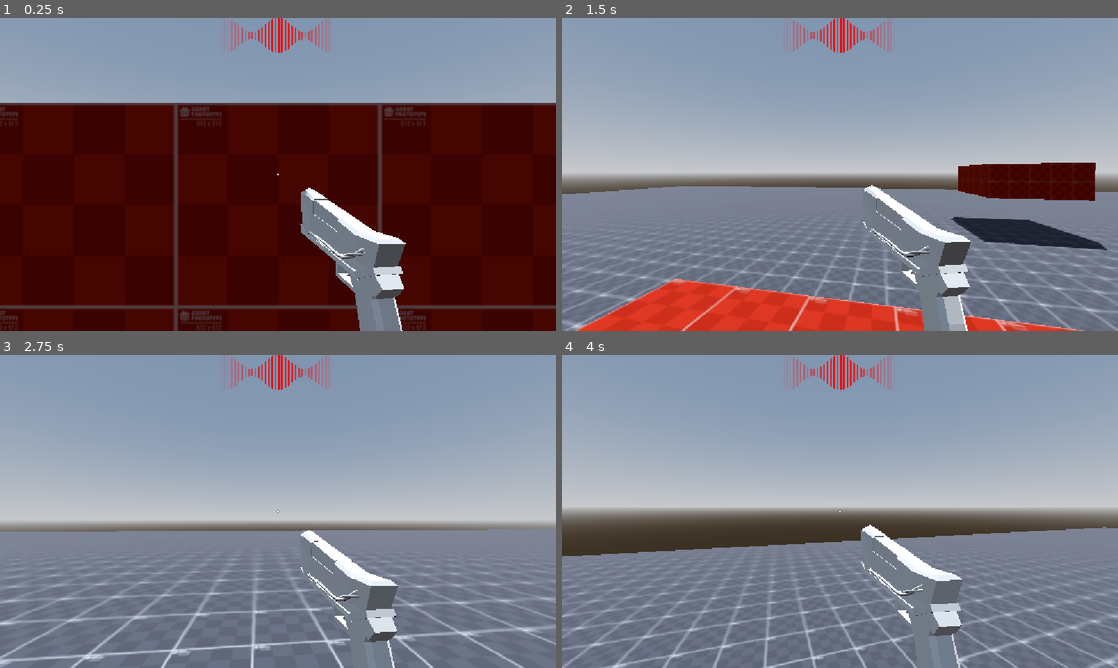
Above: before the commit, frames 1-4 (two rows, left to right).
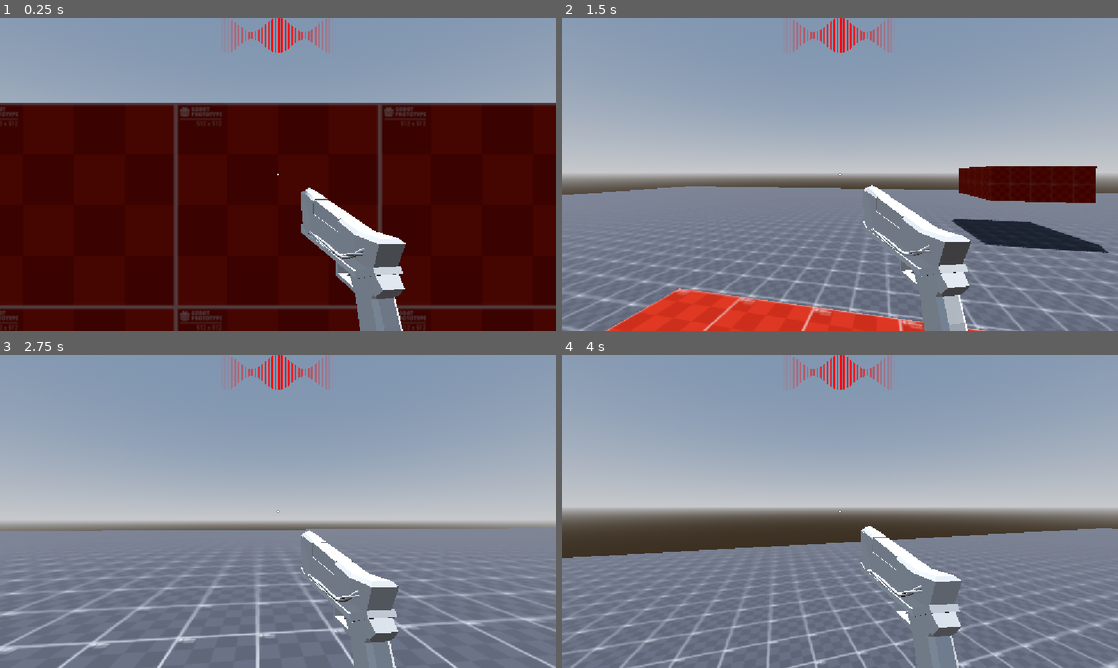
Above: after the commit, the same moments.

Repository: WasteIy/GameOff2025
Game: Godot game, scene res://Scenes/Levels/debug_level.tscn
Same seed, same stepped clock (60 frames per second), same inputs: the game is played once before the commit and once after it.
Inputs (mouse positions are in pixels of both pictures, inside the frame that each line leads up to):
- Up to frame 1 (0.25 s): no input
- Up to frame 2 (1.5 s): move the mouse to (867, 174) at 0.52 s; hold Ctrl (crouch) 0.53-1.28 s; hold W (move_forward) from 0.53 s (still down); click (867, 174) at 0.67 s; tap Space (jump) at 0.77 s; move the mouse to (812, 174) at 1.27 s; tap Shift (run) at 1.35 s
- Up to frame 3 (2.75 s): keep holding W (move_forward); tap Space (jump) at 1.52 s; move the mouse to (289, 505) at 2.02 s; click (289, 505) at 2.1 s
- Up to frame 4 (4 s): keep holding W (move_forward); move the mouse to (834, 517) at 2.77 s; tap Ctrl (crouch) at 2.85 s; click (834, 517) at 2.92 s; tap Space (jump) at 3.02, 3.77 s; move the mouse to (878, 514) at 3.52 s; hold Shift (run) from 3.53 s (still down)

The runs differ from the first frame. In frame 1, less than 0.1% of the frame differs, in the area x 54-73%, y 56-100%; in frame 2, 8.5%, in the area x 0-100%, y 46-100%; in frame 3, 7.4%; in frame 4, 6.4%.

Commit message:
Fix infinite animation speed bug + Preparation for run state animation

Diff:
--- a/Scenes/Player/Weapons/weapon_manager.tscn
+++ b/Scenes/Player/Weapons/weapon_manager.tscn
@@ -119,7 +119,6 @@
 early_reload_time = 0.2
 sway_ammount_rotation = 10.0
 sway_noise = SubResource("NoiseTexture2D_pr5rr")
-sway_speed = 0.5
 
 [node name="MeshContainer" type="Node3D" parent="Pistol"]
 
--- a/Scenes/Player/player.tscn
+++ b/Scenes/Player/player.tscn
@@ -11,6 +11,34 @@
 [ext_resource type="PackedScene" uid="uid://djr27dbr0k6wm" path="res://Scenes/Player/State Machine/state_machine.tscn" id="7_gk6dx"]
 [ext_resource type="Script" uid="uid://c2rjhovo4ljy7" path="res://Scenes/Player/Components/shoot.gd" id="7_jhyir"]
 [ext_resource type="PackedScene" uid="uid://rvq118nc0ibx" path="res://Scenes/UI/ui_debug.tscn" id="13_06tpx"]
+
+[sub_resource type="Animation" id="Animation_oikmp"]
+resource_name = "CrouchState"
+length = 2.0
+loop_mode = 1
+step = 0.1
+tracks/0/type = "bezier"
+tracks/0/imported = false
+tracks/0/enabled = true
+tracks/0/path = NodePath("CameraController:position:x")
+tracks/0/interp = 1
+tracks/0/loop_wrap = true
+tracks/0/keys = {
+"handle_modes": PackedInt32Array(0, 2, 3, 0, 0),
+"points": PackedFloat32Array(0.0004112292, -0.17269254, -7.102359e-05, 0.17269254, 7.102359e-05, 0.06045824, -0.24999999, 0, 0.25, 0, -5.120039e-05, -0.20694202, 5.6802295e-05, 0.20694202, -5.6802295e-05, -0.059782874, -0.19999999, -1.0708347e-05, 0.19999999, 1.0708347e-05, 0.0004154537, -0.26331687, 0, 0.26331687, 0),
+"times": PackedFloat32Array(0, 0.5, 1, 1.5, 2)
+}
+tracks/1/type = "bezier"
+tracks/1/imported = false
+tracks/1/enabled = true
+tracks/1/path = NodePath("CameraController:position:y")
+tracks/1/interp = 1
+tracks/1/loop_wrap = true
+tracks/1/keys = {
+"handle_modes": PackedInt32Array(0, 0, 3, 0, 2),
+"points": PackedFloat32Array(0.6500281, -0.22789787, -0.0036741837, 0.3, -0.0010511875, 0.49971223, -0.3, 0.014716268, 0.3, 0.016818583, 0.6500281, -0.29999995, 0, 0.29999995, 0, 0.49866107, -0.29999995, 0.01786974, 0.29999995, 0.022074372, 0.6500281, -0.29999995, 0, 0, 0),
+"times": PackedFloat32Array(0, 0.5, 1, 1.5, 2)
+}
 
 [sub_resource type="Animation" id="Animation_74mp2"]
 length = 0.001
@@ -79,38 +107,15 @@
 "times": PackedFloat32Array(0, 0.5, 1, 1.5, 2)
 }
 
-[sub_resource type="Animation" id="Animation_oikmp"]
-resource_name = "CrouchState"
-length = 2.0
-loop_mode = 1
+[sub_resource type="Animation" id="Animation_06tpx"]
+resource_name = "RunState"
 step = 0.1
-tracks/0/type = "bezier"
-tracks/0/imported = false
-tracks/0/enabled = true
-tracks/0/path = NodePath("CameraController:position:x")
-tracks/0/interp = 1
-tracks/0/loop_wrap = true
-tracks/0/keys = {
-"handle_modes": PackedInt32Array(0, 2, 3, 0, 0),
-"points": PackedFloat32Array(0.0004112292, -0.17269254, -7.102359e-05, 0.17269254, 7.102359e-05, 0.06045824, -0.24999999, 0, 0.25, 0, -5.120039e-05, -0.20694202, 5.6802295e-05, 0.20694202, -5.6802295e-05, -0.059782874, -0.19999999, -1.0708347e-05, 0.19999999, 1.0708347e-05, 0.0004154537, -0.26331687, 0, 0.26331687, 0),
-"times": PackedFloat32Array(0, 0.5, 1, 1.5, 2)
-}
-tracks/1/type = "bezier"
-tracks/1/imported = false
-tracks/1/enabled = true
-tracks/1/path = NodePath("CameraController:position:y")
-tracks/1/interp = 1
-tracks/1/loop_wrap = true
-tracks/1/keys = {
-"handle_modes": PackedInt32Array(0, 0, 3, 0, 2),
-"points": PackedFloat32Array(0.6500281, -0.22789787, -0.0036741837, 0.3, -0.0010511875, 0.49971223, -0.3, 0.014716268, 0.3, 0.016818583, 0.6500281, -0.29999995, 0, 0.29999995, 0, 0.49866107, -0.29999995, 0.01786974, 0.29999995, 0.022074372, 0.6500281, -0.29999995, 0, 0, 0),
-"times": PackedFloat32Array(0, 0.5, 1, 1.5, 2)
-}
 
 [sub_resource type="AnimationLibrary" id="AnimationLibrary_74mp2"]
 _data = {
 &"CrouchState": SubResource("Animation_oikmp"),
 &"RESET": SubResource("Animation_74mp2"),
+&"RunState": SubResource("Animation_06tpx"),
 &"WalkState": SubResource("Animation_jhyir")
 }
 
--- a/Scenes/Player/player_animation_manager.gd
+++ b/Scenes/Player/player_animation_manager.gd
@@ -14,4 +14,4 @@
 
 func set_animation_speed(speed):
 	var alpha = remap(speed, 0.0, player.max_speed, 0.0, 2.0)
-	speed_scale = lerp(0.0, max_animation_speed, alpha)
+	speed_scale = clamp(lerp(0.0, max_animation_speed, alpha), 0.0, max_animation_speed)
--- a/Scenes/UI/ui_debug.gd
+++ b/Scenes/UI/ui_debug.gd
@@ -3,6 +3,7 @@
 @export var player : CharacterBody3D
 @onready var weapon_manager: WeaponManager = $"../CameraController/Camera/WeaponManager"
 
+@onready var animation_speed_label: Label = %AnimationSpeedLabel
 
 @onready var current_state_label: Label = %CurrentStateLabel
 @onready var velocity_label: Label = %VelocityLabel
@@ -54,6 +55,8 @@
 	max_speed_label.set_text("%.2f" % player.max_speed)
 	desired_move_speed_label.set_text("%.2f" % player.desired_move_speed)
 
+	animation_speed_label.set_text("%.2f" % player.animation_manager.speed_scale)
+
 	air_jumps_left_label.set_text(str(player.number_air_jump)) #?
 	hit_ground_cooldown_label.set_text("%.2f" % player.hit_ground_cooldown)
 	jump_velocity_label.set_text("%.2f" % player.jump_velocity)
--- a/Scenes/UI/ui_debug.tscn
+++ b/Scenes/UI/ui_debug.tscn
@@ -41,6 +41,10 @@
 layout_mode = 2
 text = "DesiredMoveSpeed:"
 
+[node name="AnimationSpeed" type="Label" parent="Player Info/NameContainers/MovementContainer"]
+layout_mode = 2
+text = "AnimationSpeed:"
+
 [node name="JumpContainer" type="VBoxContainer" parent="Player Info/NameContainers"]
 layout_mode = 2
 size_flags_horizontal = 3
@@ -140,6 +144,11 @@
 text = "......."
 
 [node name="DesiredMoveSpeedLabel" type="Label" parent="Player Info/LabelContainers/MovementContainerLabel"]
+unique_name_in_owner = true
+layout_mode = 2
+text = "......."
+
+[node name="AnimationSpeedLabel" type="Label" parent="Player Info/LabelContainers/MovementContainerLabel"]
 unique_name_in_owner = true
 layout_mode = 2
 text = "......."
@@ -237,10 +246,10 @@
 [node name="WeaponInfo" type="HBoxContainer" parent="."]
 anchors_preset = 9
 anchor_bottom = 1.0
-offset_left = 871.0
-offset_top = 32.0
-offset_right = 1043.0
-offset_bottom = -485.0
+offset_left = 875.0
+offset_top = 21.0
+offset_right = 1063.0002
+offset_bottom = -495.99976
 grow_vertical = 2
 scale = Vector2(0.865, 0.865)
 size_flags_horizontal = 4
Not shown: 1 places in Scenes/Player/player.tscn that only renumber resources
